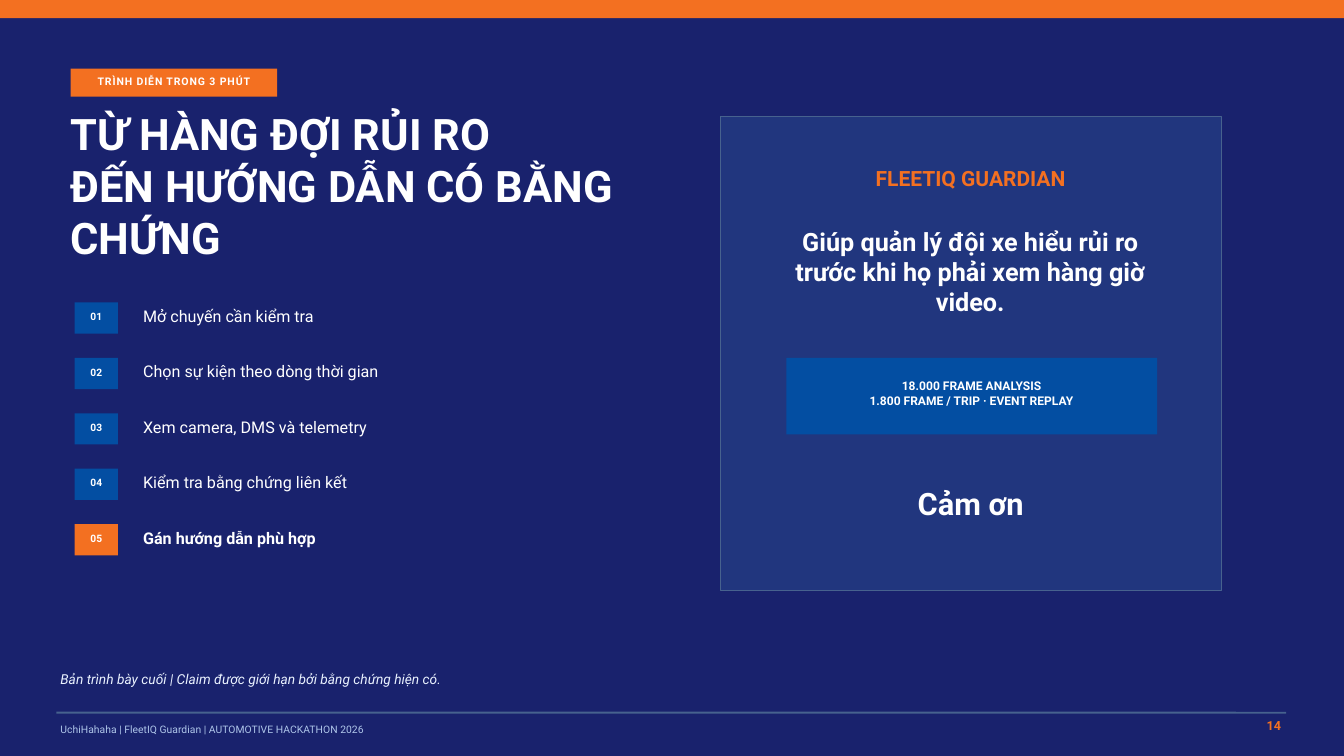
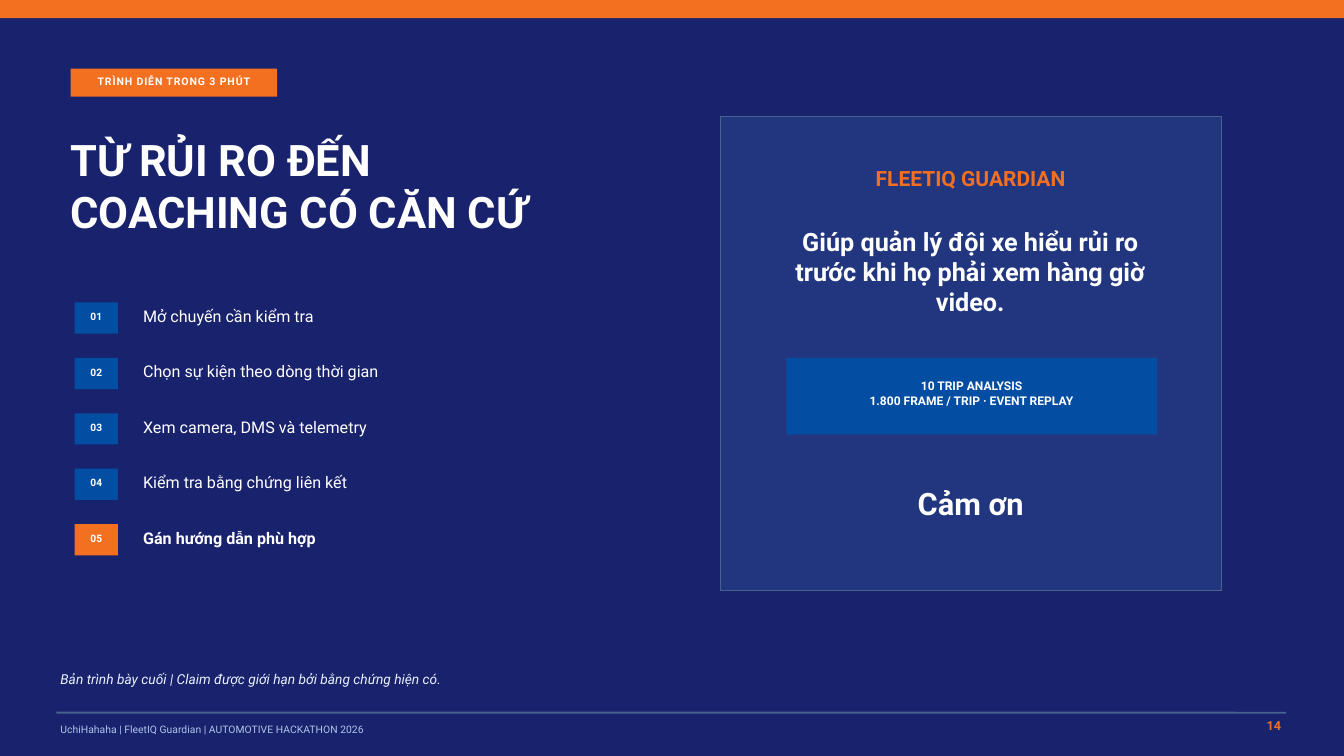
Before and after one commit to hminhphi/UchiHahahaFPTAutomotiveHackathon, a slide deck: slide 14 of docs/proposal/UchiHahaha_FleetIQGuardian_Final_Round2.pptx. Drawn at 1344x756 pixels with LibreOffice and Linux fonts; fonts in the diff are those of the drawing. Boxes give left, top, right and bottom in pixels: in the first picture for what was removed or moved away, otherwise in the second. Text is boxed around its words. In the diff, an @@ line names an element or a change of style, - is before the commit and + after.

```diff
--- a/docs/proposal/UchiHahaha_FleetIQGuardian_Final_Round2.pptx
+++ b/docs/proposal/UchiHahaha_FleetIQGuardian_Final_Round2.pptx
@@ text at (71,136,527,229): text changed @@
-TỪ HÀNG ĐỢI RỦI RO
-ĐẾN HƯỚNG DẪN CÓ BẰNG CHỨNG
+TỪ RỦI RO ĐẾN
+COACHING CÓ CĂN CỨ
@@ text at (921,381,1022,390): text changed @@
-18.000 FRAME ANALYSIS
+10 TRIP ANALYSIS
```
Also in this commit, not shown: 1 other slide changed, 1 slide added, 1 slide removed, 14 other files.
